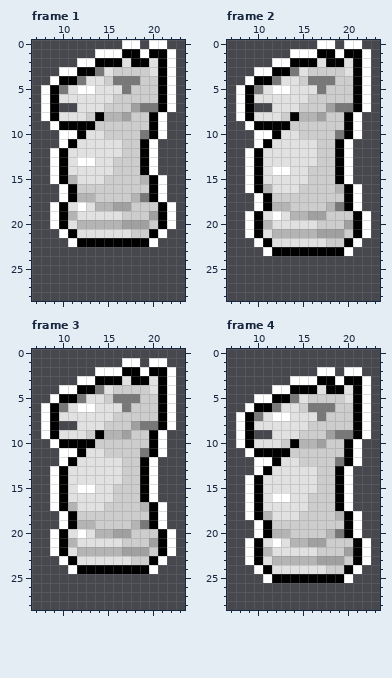
Pixel-art file: Assets/Sprites/Sprites-Animation/Pieces/Pieces Dropping In/Aseprite Files/White Knight Landing.aseprite. This is how it looked before the edit.
32x32 pixels, 13 frames. Shown: frame 1: x 7..23, y 0..28; frame 2: x 7..23, y 0..28; frame 3: x 7..23, y 0..28; frame 4: x 7..23, y 0..28. The commit also changed other frames, which this record leaves out.
Once edited:
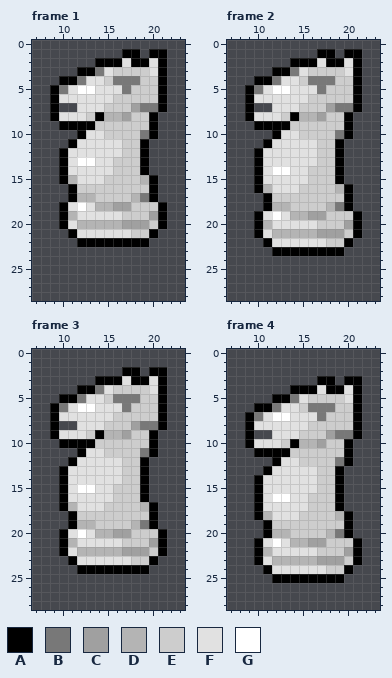
Palette (. is transparent): A #000000  B #787878  C #a0a0a0  D #b4b4b4  E #cdcdcd  F #e1e1e1  G #ffffff
The exact change:
Changed rows in their new state; - is an unchanged pixel.
Frame 1:
first column x 8:
 0 ---------..-..-
 1 ------...--.--.
 2 ----..--------.
 3 --..----------.
 4 -.------------.
 5 .-------------.
 6 .-------------.
 7 .-------------.
 8 .------------.-
 9 -.-----------.-
10 --..---------.-
11 --.---------.--
12 -.----------.--
13 -.----------.--
14 -.----------.--
15 -.-----------.-
16 --.----------.-
17 --.----------.-
18 -.------------.
19 -.------------.
20 -.------------.
21 --.----------.-
22 ---.--------.--
Frame 2:
first column x 8:
 0 ---------..-..-
 1 ------...--.--.
 2 ----..--------.
 3 --..----------.
 4 -.------------.
 5 .-------------.
 6 .-------------.
 7 .-------------.
 8 .------------.-
 9 -.-----------.-
10 --..---------.-
11 --.---------.--
12 -.----------.--
13 -.----------.--
14 -.----------.--
15 -.----------.--
16 -.-----------.-
17 --.----------.-
18 --.----------.-
19 -.------------.
20 -.------------.
21 -.------------.
22 --.----------.-
23 ---.--------.--
Frame 3:
first column x 8:
 1 ---------..-..-
 2 ------...--.--.
 3 ----..--------.
 4 --..----------.
 5 -.------------.
 6 .-------------.
 7 .-------------.
 8 .-------------.
 9 .------------.-
10 -.-----------.-
11 --..---------.-
12 --.---------.--
13 -.----------.--
14 -.----------.--
15 -.----------.--
16 -.----------.--
17 -.-----------.-
18 --.----------.-
19 --.----------.-
20 -.------------.
21 -.------------.
22 -.------------.
23 --.----------.-
24 ---.--------.--
Frame 4:
first column x 8:
 2 ---------..-..-
 3 ------...--.--.
 4 ----..--------.
 5 --..----------.
 6 -.------------.
 7 .-------------.
 8 .-------------.
 9 .-------------.
10 .------------.-
11 -.-----------.-
12 --..---------.-
13 --.---------.--
14 -.----------.--
15 -.----------.--
16 -.----------.--
17 -.----------.--
18 -.-----------.-
19 --.----------.-
20 --.----------.-
21 -.------------.
22 -.------------.
23 -.------------.
24 --.----------.-
25 ---.--------.--
Boxes around the changes in both pictures, in picture pixels (x1, y1, x2, y2):
erased: (41, 40, 176, 247)
erased: (236, 40, 371, 256)
erased: (41, 358, 176, 574)
erased: (236, 367, 371, 583)
